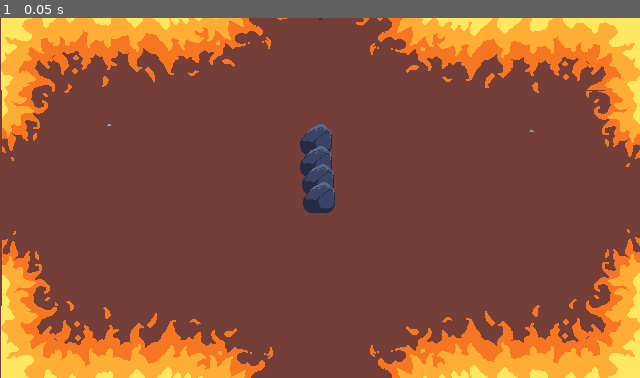
Above: before the commit, frame 1.
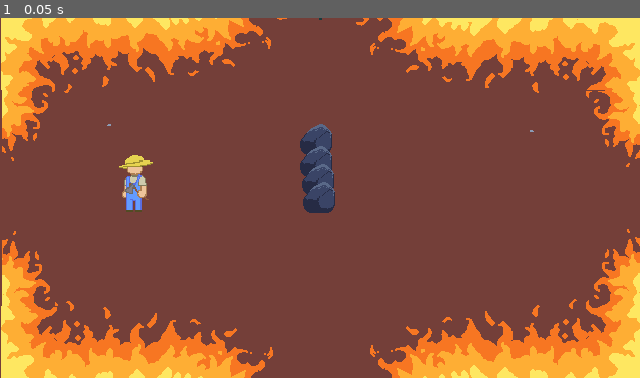
Above: after the commit, the same moment.

Repository: SamuelMTL/AmazonProject
Game: Godot game, scene res://scenes/dungeon_room_1.tscn
The game is run twice, just before and just after one commit, with the same random seed, the same clock (stepped at 60 frames per second) and the same inputs. This scene is started directly instead of the project's main scene.
Inputs:
- Up to frame 1 (0.05 s): no input

The runs differ from the first frame. In frame 1, 0.5% of the frame differs, in the area x 18-24%, y 38-54%.

Commit message:
consegui fazer o inimigo seguir o player corretamente

Diff:
--- a/amazonproject/scenes/dungeon_room_1.tscn
+++ b/amazonproject/scenes/dungeon_room_1.tscn
@@ -1,7 +1,8 @@
-[gd_scene load_steps=37 format=3 uid="uid://ba1chmuwsymie"]
+[gd_scene load_steps=38 format=3 uid="uid://ba1chmuwsymie"]
 
 [ext_resource type="PackedScene" uid="uid://dpbqplvl5w8tk" path="res://scenes/pedra_pequena.tscn" id="2_3htaa"]
 [ext_resource type="Texture2D" uid="uid://b288f0opj8dkv" path="res://assets/fireAnimationSpriteSheet.png" id="2_3y6x4"]
+[ext_resource type="PackedScene" uid="uid://m4o61hbrini1" path="res://scenes/mob.tscn" id="3_lp2h1"]
 
 [sub_resource type="GDScript" id="GDScript_5dhjl"]
 script/source = "extends Node2D
@@ -239,6 +240,8 @@
 
 [node name="StaticBody2D2" type="StaticBody2D" parent="FireWallCorners"]
 position = Vector2(-302, 163)
+collision_layer = 8
+collision_mask = 8
 
 [node name="CollisionShape2D" type="CollisionShape2D" parent="FireWallCorners/StaticBody2D2"]
 position = Vector2(46.5, 4.75)
@@ -250,6 +253,8 @@
 
 [node name="StaticBody2D" type="StaticBody2D" parent="FireWallCorners"]
 position = Vector2(-302, -163)
+collision_layer = 8
+collision_mask = 8
 
 [node name="CollisionShape2D" type="CollisionShape2D" parent="FireWallCorners/StaticBody2D"]
 position = Vector2(46.5, 8.5)
@@ -261,6 +266,8 @@
 
 [node name="StaticBody2D3" type="StaticBody2D" parent="FireWallCorners"]
 position = Vector2(302, 163)
+collision_layer = 8
+collision_mask = 8
 
 [node name="CollisionShape2D" type="CollisionShape2D" parent="FireWallCorners/StaticBody2D3"]
 position = Vector2(-46.5, 4)
@@ -272,6 +279,8 @@
 
 [node name="StaticBody2D4" type="StaticBody2D" parent="FireWallCorners"]
 position = Vector2(303, -163)
+collision_layer = 8
+collision_mask = 8
 
 [node name="CollisionShape2D" type="CollisionShape2D" parent="FireWallCorners/StaticBody2D4"]
 position = Vector2(-46.5, 9.125)
@@ -388,3 +397,6 @@
 
 [node name="pedraPequena" parent="." instance=ExtResource("2_3htaa")]
 position = Vector2(319, 179)
+
+[node name="Mob" parent="." instance=ExtResource("3_lp2h1")]
+position = Vector2(134, 183)
--- a/amazonproject/scenes/mob.tscn
+++ b/amazonproject/scenes/mob.tscn
@@ -6,8 +6,11 @@
 [sub_resource type="CircleShape2D" id="CircleShape2D_hknua"]
 radius = 12.0416
 
+[sub_resource type="CircleShape2D" id="CircleShape2D_nxqs5"]
+radius = 159.028
+
 [node name="Mob" type="CharacterBody2D"]
-collision_layer = 2
+collision_layer = 3
 collision_mask = 3
 script = ExtResource("1_u8v6g")
 
@@ -17,3 +20,14 @@
 
 [node name="CollisionShape2D" type="CollisionShape2D" parent="."]
 shape = SubResource("CircleShape2D_hknua")
+
+[node name="DetectionArea" type="Area2D" parent="."]
+position = Vector2(0, -14)
+collision_layer = 2
+collision_mask = 2
+
+[node name="CollisionShape2D" type="CollisionShape2D" parent="DetectionArea"]
+shape = SubResource("CircleShape2D_nxqs5")
+
+[connection signal="body_entered" from="DetectionArea" to="." method="_on_detection_area_body_entered"]
+[connection signal="body_exited" from="DetectionArea" to="." method="_on_detection_area_body_exited"]
--- a/amazonproject/scenes/player.tscn
+++ b/amazonproject/scenes/player.tscn
@@ -58,6 +58,7 @@
 }]
 
 [node name="Player" type="CharacterBody2D" groups=["Player"]]
+collision_layer = 3
 script = ExtResource("1_dlm78")
 
 [node name="CollisionShape2D" type="CollisionShape2D" parent="."]
--- a/amazonproject/scripts/mob.gd
+++ b/amazonproject/scripts/mob.gd
@@ -1,9 +1,24 @@
 extends CharacterBody2D
 
-@onready var player = get_node("/root/Game/Player")
+var speed = 50
+var player_chase = false
+var target: Player
+
+func _physics_process(delta):
+	if !player_chase and target:
+		var direction = (target.global_position - global_position).normalized()
+		velocity = direction * speed
+	else:
+		velocity = Vector2.ZERO
+
+	move_and_slide()
+
+func _on_detection_area_body_entered(body):
+	if body is Player:
+		target = body
 
 
-func _physics_process(delta):
-	var direction = global_position.direction_to(player.global_position)
-	velocity = direction * 200.0
-	move_and_slide()
+func _on_detection_area_body_exited(body):
+	if body is Player and body == target:
+		player_chase = false
+		target = null
--- a/amazonproject/scripts/player.gd
+++ b/amazonproject/scripts/player.gd
@@ -1,4 +1,4 @@
-extends CharacterBody2D
+class_name Player extends CharacterBody2D
 
 @onready var animations = $AnimatedSprite2D
 
Not shown: 1 places in amazonproject/scenes/mob.tscn that only renumber resources
